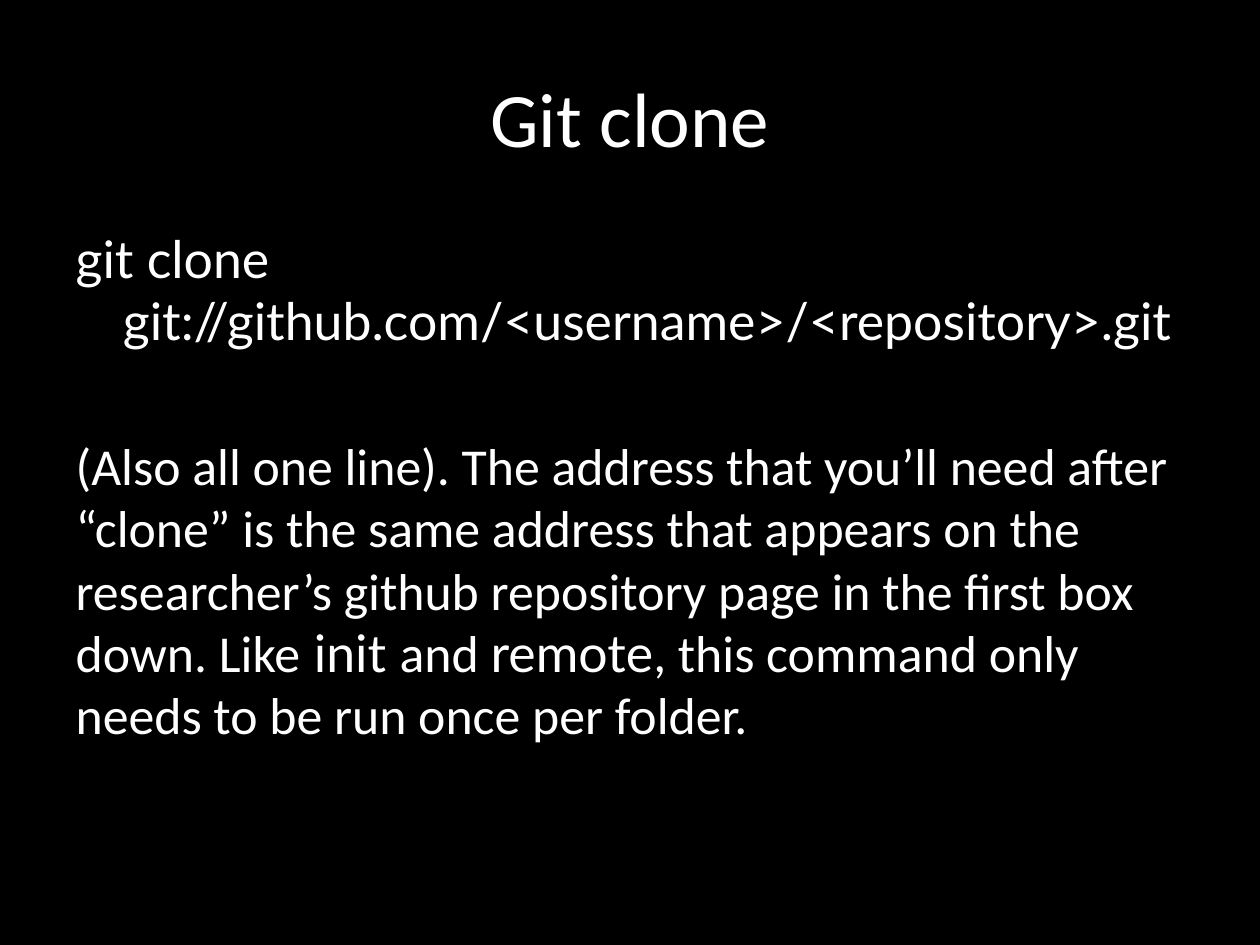
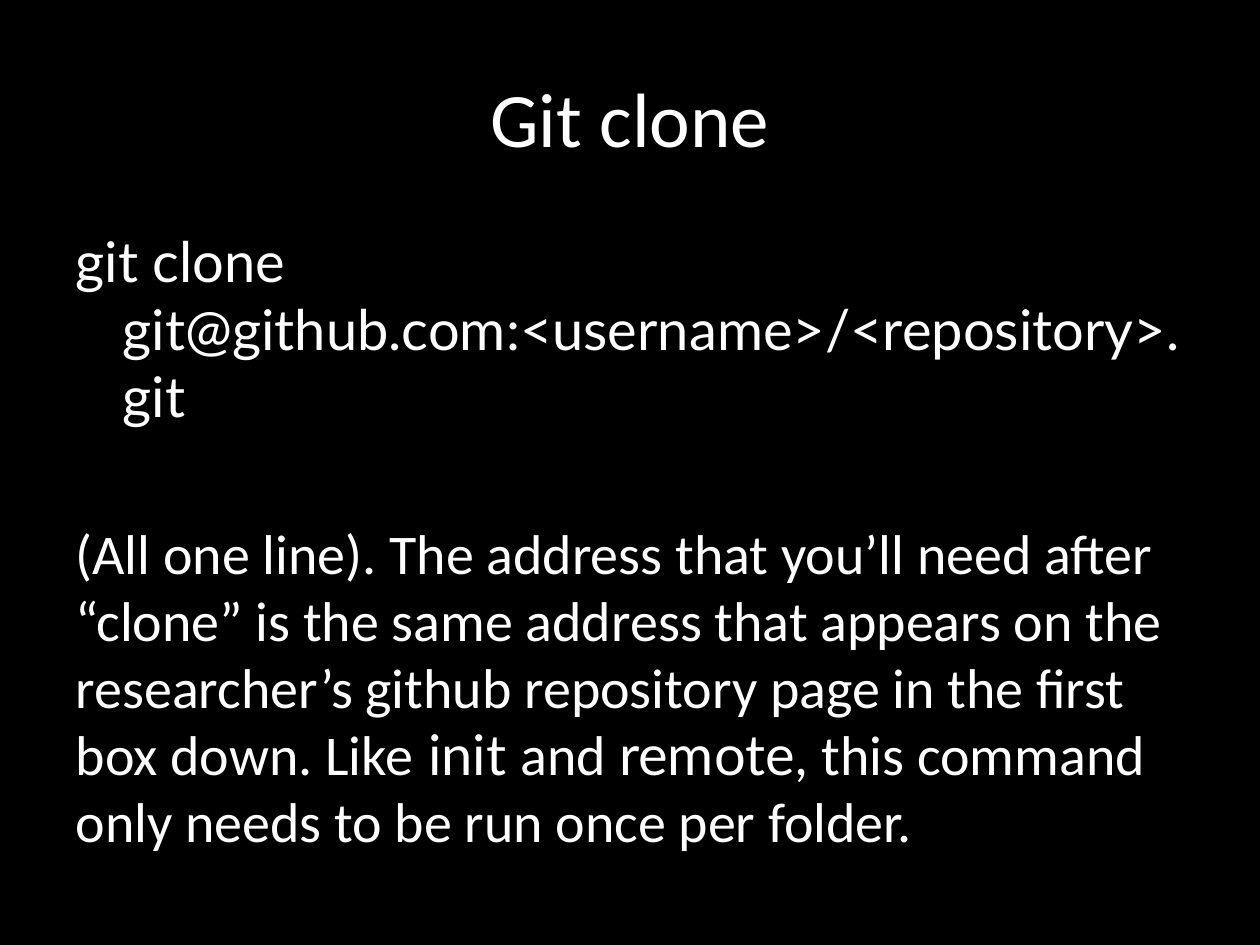
Before and after one commit to hadley/stat405-resources, a slide deck: slide 29 of git-lecture/Stat-405-git-lecture.pptx (slide 21 before the commit). Drawn at 1260x945 pixels with LibreOffice and Linux fonts; fonts in the diff are those of the drawing. Boxes give left, top, right and bottom in pixels: in the first picture for what was removed or moved away, otherwise in the second. Text is boxed around its words. In the diff, an @@ line names an element or a change of style, - is before the commit and + after.

```diff
--- a/git-lecture/Stat-405-git-lecture.pptx
+++ b/git-lecture/Stat-405-git-lecture.pptx
@@ text at bbox=[76, 240, 1179, 851]: text changed; size 29.6 to 32 pt @@
-git clone git://github.com/<username>/<repository>.git
-(Also all one line). The address that you’ll need after “clone” is the same address that appears on the researcher’s github repository page in the first box down. Like init and remote, this command only needs to be run once per folder.
+git clone git@github.com:<username>/<repository>.git
+(All one line). The address that you’ll need after “clone” is the same address that appears on the researcher’s github repository page in the first box down. Like init and remote, this command only needs to be run once per folder.
```
Also in this commit, not shown: 21 other slides changed, 24 slides added, 4 slides removed, 1 other file.
